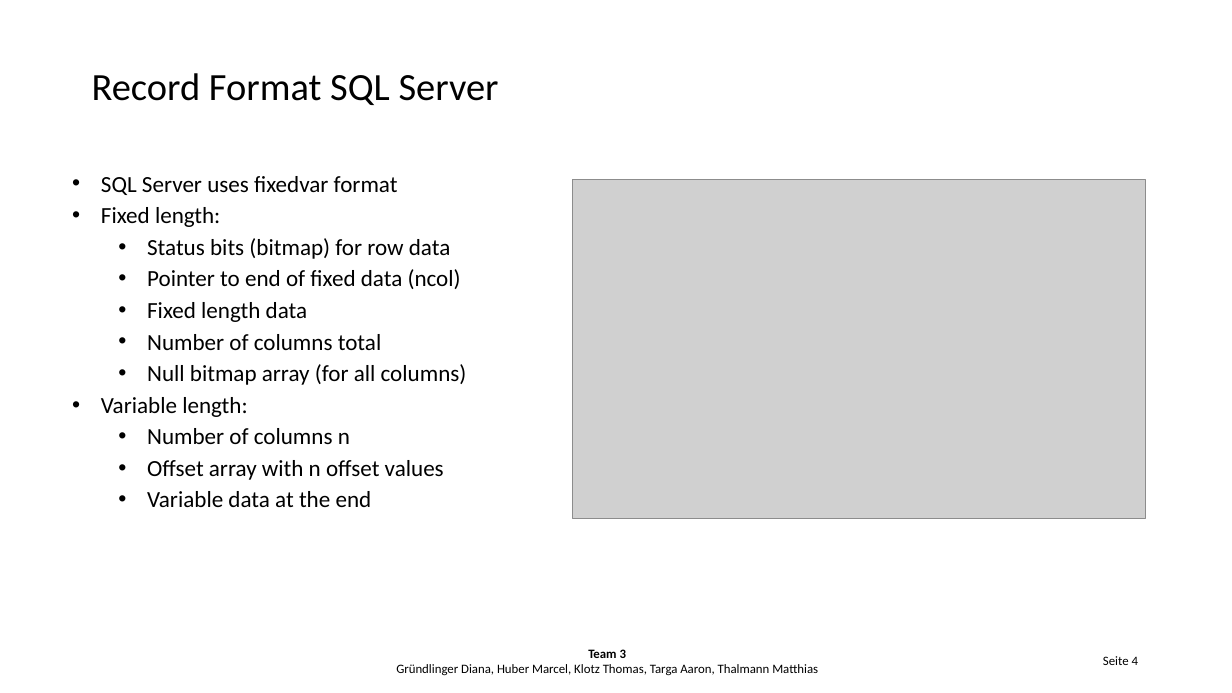
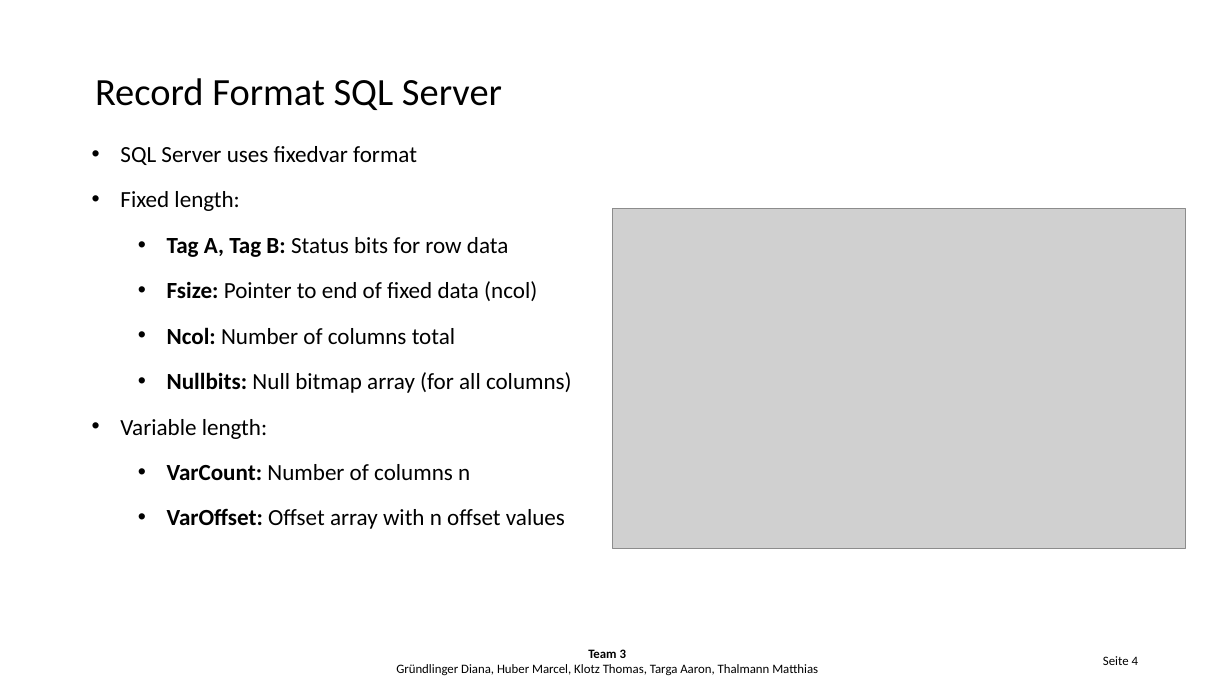
Before and after one commit to Hegl1/archimpl, a slide deck: slide 4 of tasks/task3/task3_presentation.pptx. Drawn at 1232x693 pixels with LibreOffice and Linux fonts; fonts in the diff are those of the drawing; grey boxes stand for pictures; background and template pictures are left out. Boxes give left, top, right and bottom in pixels: in the first picture for what was removed or moved away, otherwise in the second. Text is boxed around its words. In the diff, an @@ line names an element or a change of style, - is before the commit and + after.

```diff
--- a/tasks/task3/task3_presentation.pptx
+++ b/tasks/task3/task3_presentation.pptx
@@ text "Record Format SQL Server": place and size @@
-text "Record Format SQL Server" at box(92, 73, 499, 105)
+text "Record Format SQL Server" at box(95, 78, 502, 110)
@@ text "SQL Server uses fixedvar format": place and size @@
-text "SQL Server uses fixedvar format" at box(101, 176, 467, 507)
+text "SQL Server uses fixedvar format" at box(120, 146, 572, 529)
@@ text at box(120, 146, 417, 439): line spacing 1 to 1.5 @@
@@ picture: place and size @@
-picture at box(573, 179, 1145, 518)
+picture at box(613, 209, 1185, 548)
@@ text at box(167, 237, 572, 393): text changed @@
-  • Status bits (bitmap) for row data
-  • Pointer to end of fixed data (ncol)
-  • Fixed length data
-  • Number of columns total
-  • Null bitmap array (for all columns)
+  • Tag A, Tag B: Status bits for row data
+  • Fsize: Pointer to end of fixed data (ncol)
+  • Ncol: Number of columns total
+  • Nullbits: Null bitmap array (for all columns)
@@ text at box(167, 464, 565, 529): text changed @@
-  • Number of columns n
-  • Offset array with n offset values
-  • Variable data at the end
+  • VarCount: Number of columns n
+  • VarOffset: Offset array with n offset values
```
Also in this commit, not shown: 6 other slides changed, 1 other file.
